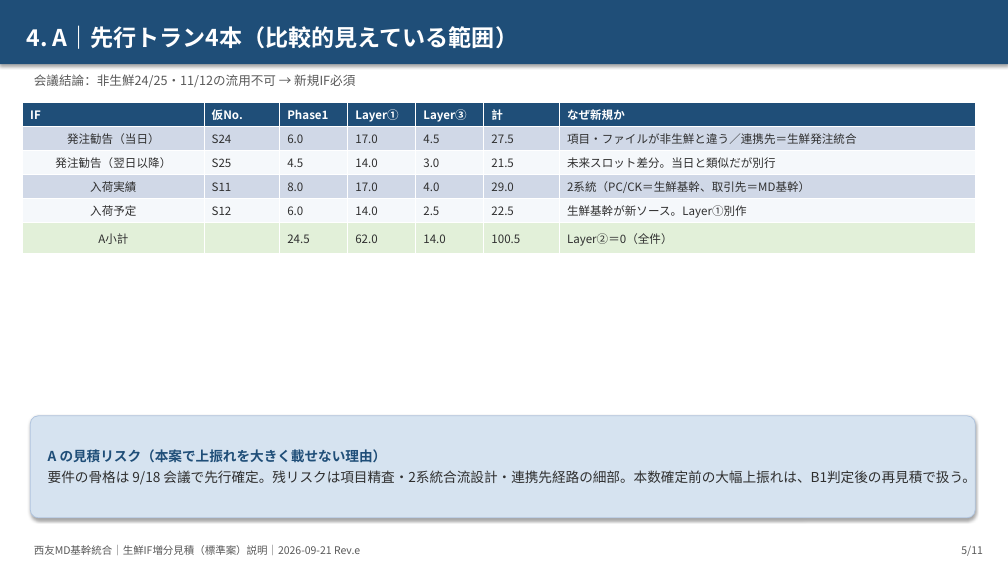
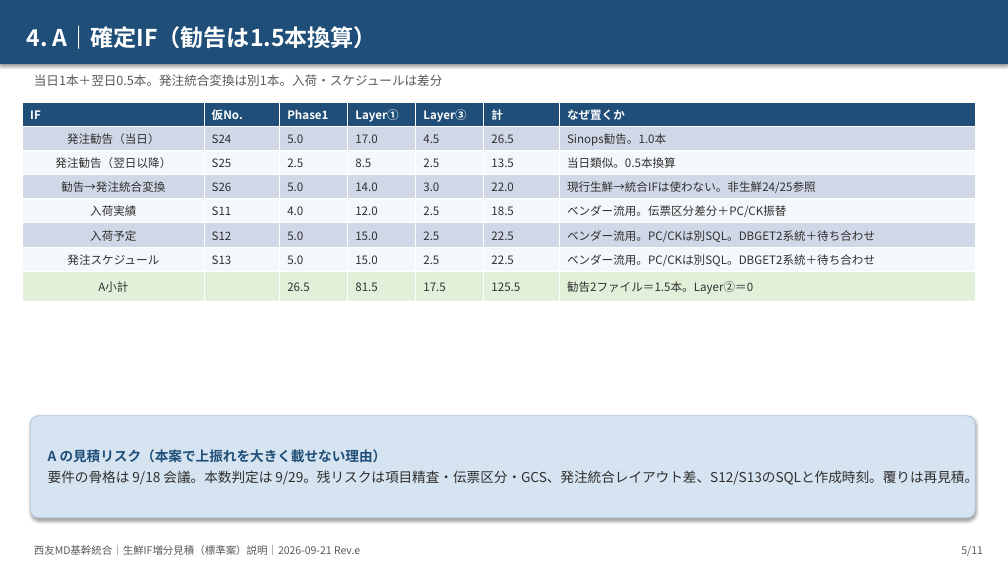
Before and after one commit to ZangPengshi-TREC/Zang_TreC, a slide deck: slide 5 of PMI/Sinops/phase2-detail-design/sources/20260921-生鮮IF増分見積/【説明】生鮮IF増分_標準案見積_リスク着眼_20260921.pptx. Drawn at 1008x567 pixels with LibreOffice and Linux fonts; fonts in the diff are those of the drawing. Boxes give left, top, right and bottom in pixels: in the first picture for what was removed or moved away, otherwise in the second. Text is boxed around its words. In the diff, an @@ line names an element or a change of style, - is before the commit and + after.

```diff
--- a/PMI/Sinops/phase2-detail-design/sources/20260921-生鮮IF増分見積/【説明】生鮮IF増分_標準案見積_リスク着眼_20260921.pptx
+++ b/PMI/Sinops/phase2-detail-design/sources/20260921-生鮮IF増分見積/【説明】生鮮IF増分_標準案見積_リスク着眼_20260921.pptx
@@ text in rectangle at <box>26,25,377,49</box>: text changed @@
-4. A｜先行トラン4本（比較的見えている範囲）
+4. A｜確定IF（勧告は1.5本換算）
@@ text at <box>34,74,443,86</box>: text changed @@
-会議結論：非生鮮24/25・11/12の流用不可 → 新規IF必須
+当日1本＋翌日0.5本。発注統合変換は別1本。入荷・スケジュールは差分
@@ table at <box>23,102,975,298</box> @@
-row 1: IF | 仮No. | Phase1 | Layer① | Layer③ | 計 | なぜ新規か
-row 2: 発注勧告（当日） | S24 | 6.0 | 17.0 | 4.5 | 27.5 | 項目・ファイルが非生鮮と違う／連携先＝生鮮発注統合
-row 3: 発注勧告（翌日以降） | S25 | 4.5 | 14.0 | 3.0 | 21.5 | 未来スロット差分。当日と類似だが別行
-row 4: 入荷実績 | S11 | 8.0 | 17.0 | 4.0 | 29.0 | 2系統（PC/CK＝生鮮基幹、取引先＝MD基幹）
-row 5: 入荷予定 | S12 | 6.0 | 14.0 | 2.5 | 22.5 | 生鮮基幹が新ソース。Layer①別作
-row 6: A小計 |  | 24.5 | 62.0 | 14.0 | 100.5 | Layer②＝0（全件）
+row 1: IF | 仮No. | Phase1 | Layer① | Layer③ | 計 | なぜ置くか
+row 2: 発注勧告（当日） | S24 | 5.0 | 17.0 | 4.5 | 26.5 | Sinops勧告。1.0本
+row 3: 発注勧告（翌日以降） | S25 | 2.5 | 8.5 | 2.5 | 13.5 | 当日類似。0.5本換算
+row 4: 勧告→発注統合変換 | S26 | 5.0 | 14.0 | 3.0 | 22.0 | 現行生鮮→統合IFは使わない。非生鮮24/25参照
+row 5: 入荷実績 | S11 | 4.0 | 12.0 | 2.5 | 18.5 | ベンダー流用。伝票区分差分＋PC/CK振替
+row 6: 入荷予定 | S12 | 5.0 | 15.0 | 2.5 | 22.5 | ベンダー流用。PC/CKは別SQL。DBGET2系統＋待ち合わせ
+row 7: 発注スケジュール | S13 | 5.0 | 15.0 | 2.5 | 22.5 | ベンダー流用。PC/CKは別SQL。DBGET2系統＋待ち合わせ
+row 8: A小計 |  | 26.5 | 81.5 | 17.5 | 125.5 | 勧告2ファイル＝1.5本。Layer②＝0
@@ text in rounded rectangle at <box>48,469,978,487</box>: text changed @@
-要件の骨格は 9/18 会議で先行確定。残リスクは項目精査・2系統合流設計・連携先経路の細部。本数確定前の大幅上振れは、B1判定後の再見積で扱う。
+要件の骨格は 9/18 会議。本数判定は 9/29。残リスクは項目精査・伝票区分・GCS、発注統合レイアウト差、S12/S13のSQLと作成時刻。覆りは再見積。
```
Also in this commit, not shown: 10 other slides changed, 18 other files.
